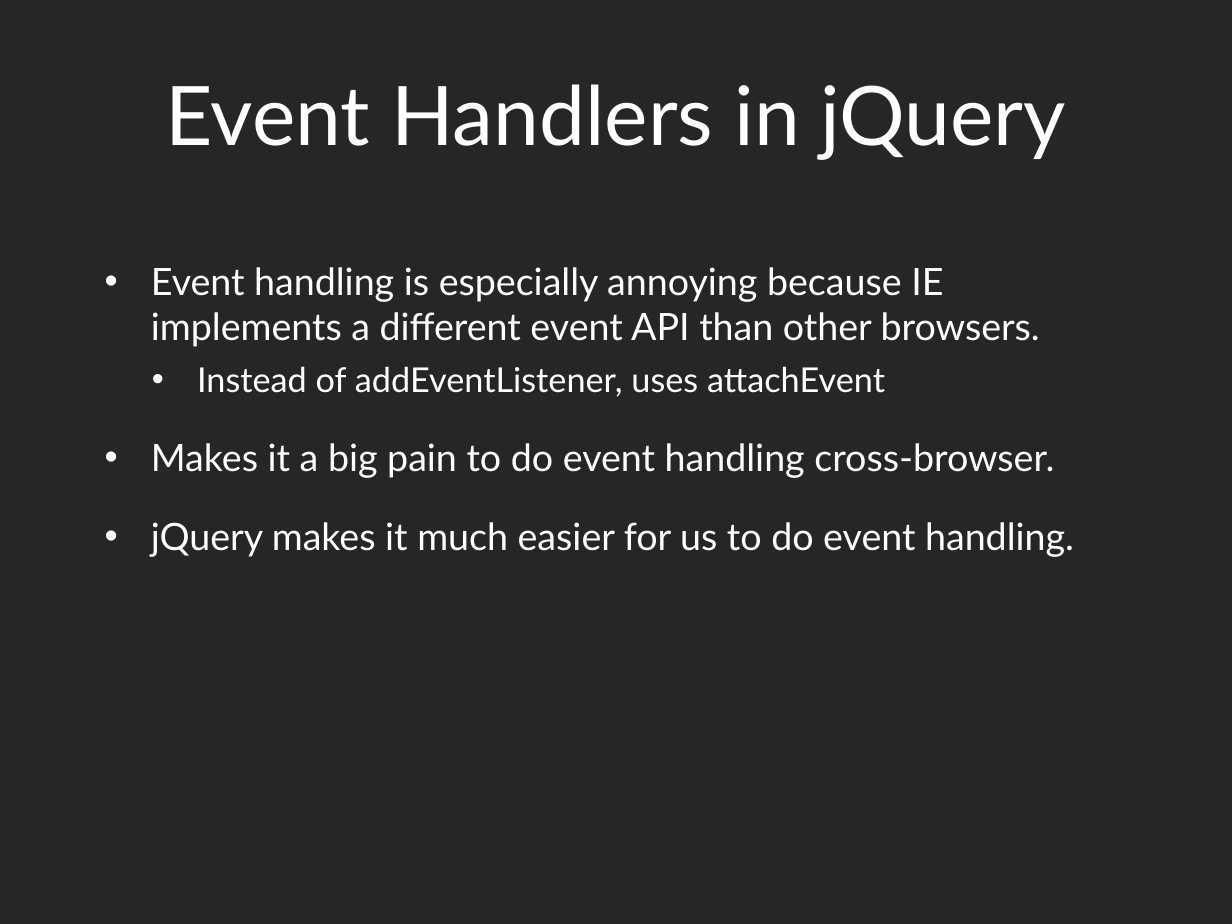
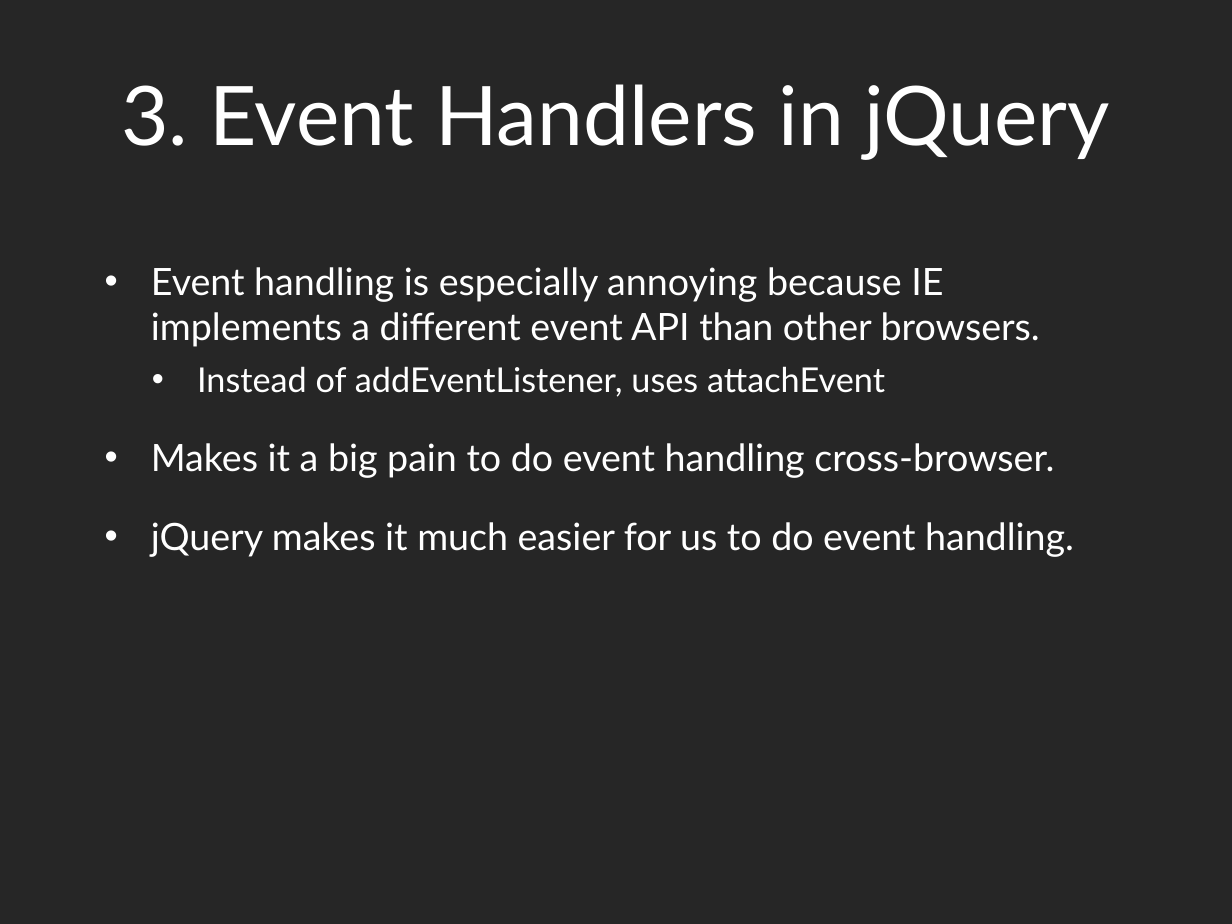
Before and after one commit to dantasse/ssuiweb2014, a slide deck: slide 27 of week10/week10.pptx (slide 28 before the commit). Drawn at 1232x924 pixels with LibreOffice and Linux fonts; fonts in the diff are those of the drawing. Boxes give left, top, right and bottom in pixels: in the first picture for what was removed or moved away, otherwise in the second. Text is boxed around its words. In the diff, an @@ line names an element or a change of style, - is before the commit and + after.

```diff
--- a/week10/week10.pptx
+++ b/week10/week10.pptx
@@ title at [121,84,1110,160]: text changed @@
-Event Handlers in jQuery
+3. Event Handlers in jQuery
```
Also in this commit, not shown: 6 other slides changed, 4 slides added, 1 slide removed, 2 other files.
